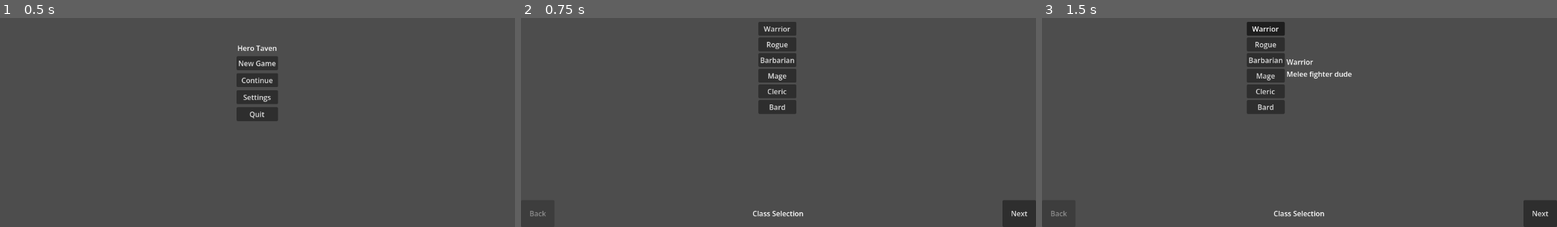
Above: before the commit, frames 1-3 (left to right).
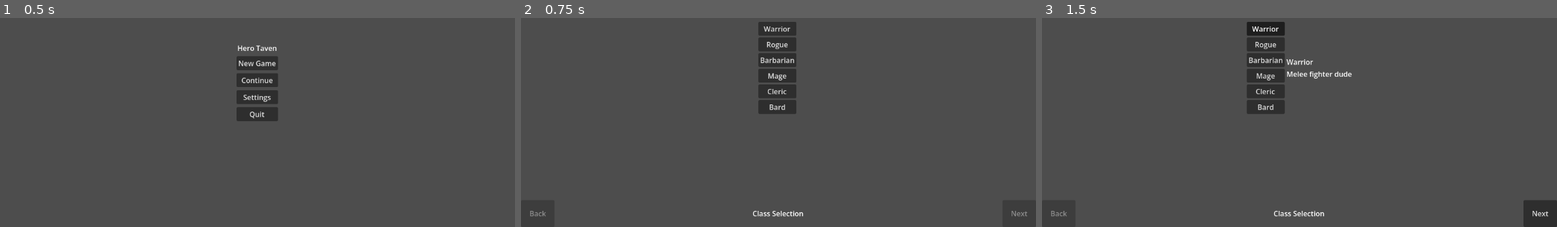
Above: after the commit, the same moments.

Repository: brysonomicon/HeroTavern
Game: Godot game, scene res://scenes/game.tscn
Same seed, same stepped clock (60 frames per second), same inputs: the game is played once before the commit and once after it.
Inputs:
- Up to frame 1 (0.5 s): no input
- Up to frame 2 (0.75 s): click "New Game" at 0.5 s
- Up to frame 3 (1.5 s): click "Warrior" at 1.25 s

Frame 1 is identical in both runs. In frame 2, less than 0.1% of the frame differs, in the area x 95-99%, y 92-95%; in frame 3, nothing differs.

Commit message:
added the stat distribution and skill selection and confirmation steps to the character creation workflow. still need to make UI presentable, but character can now be created

Diff:
--- a/components/character.gd
+++ b/components/character.gd
@@ -3,6 +3,7 @@
 
 @export var class_label: String = ""
 @export var stats: Dictionary
+@export var skills: Array[Skill]
 
 @export var skin_color: Color = Color.WHITE
 @export var eye_color: Color = Color.SADDLE_BROWN
--- /dev/null
+++ b/components/skill.gd
@@ -0,0 +1,7 @@
+class_name Skill
+extends Resource
+
+@export var display_name: String
+@export var description: String
+
+##TODO: what do skills even do in this game
--- /dev/null
+++ b/components/skills/protection.tres
@@ -0,0 +1,9 @@
+[gd_resource type="Resource" script_class="Skill" format=3 uid="uid://dumwr0e6up8kx"]
+
+[ext_resource type="Script" uid="uid://bvgjsgvli4bql" path="res://components/skill.gd" id="1_q4wo8"]
+
+[resource]
+script = ExtResource("1_q4wo8")
+display_name = "Protection"
+description = "QUAKE"
+metadata/_custom_type_script = "uid://bvgjsgvli4bql"
--- /dev/null
+++ b/components/skills/quad_damage.tres
@@ -0,0 +1,9 @@
+[gd_resource type="Resource" script_class="Skill" format=3 uid="uid://rtqs7lvo54ej"]
+
+[ext_resource type="Script" uid="uid://bvgjsgvli4bql" path="res://components/skill.gd" id="1_e5rxf"]
+
+[resource]
+script = ExtResource("1_e5rxf")
+display_name = "Quad Damage"
+description = "QUAKE "
+metadata/_custom_type_script = "uid://bvgjsgvli4bql"
--- a/scenes/character_creator/appearance/character_texture_box.gd
+++ b/scenes/character_creator/appearance/character_texture_box.gd
@@ -30,3 +30,20 @@
 	match slot:
 		CharacterPart.Slot.SHIRT: return shirt
 		_: return null
+
+func display(character: Character) -> void:
+	body.self_modulate = character.skin_color
+	eyes.self_modulate = character.eye_color
+	for part in character.parts:
+		_apply_part(part)
+
+func _apply_part(part: CharacterPart) -> void:
+	if part == null:
+		return
+	var slot_node: TextureRect = _node_for(part.slot)
+	if slot_node == null:
+		slot_node.visible = false
+	else:
+		slot_node.visible = true
+		slot_node.texture = part.texture
+		slot_node.self_modulate = part.defaultColor
--- a/scenes/character_creator/class_selection/class_selection.gd
+++ b/scenes/character_creator/class_selection/class_selection.gd
@@ -1,12 +1,13 @@
 extends Control
+
+signal class_selected(class_data: Dictionary)
+signal complete
 
 @export var title: String = "Class Selection"
 @export var button_container: VBoxContainer
 @export var name_label: Label
 @export var description_label: Label
 
-## this should probably be an autoload or some other resource but this is
-## fine for prototyping
 const CLASSES: Array[Dictionary] = [
 	{"name": "Warrior", "description": "Melee fighter dude", "key_stat": "str"},
 	{"name": "Rogue", "description": "Sneaky stabby dude", "key_stat": "dex"},
@@ -29,10 +30,19 @@
 		button.pressed.connect(_on_class_pressed.bind(item))
 		button_container.add_child(button)
 
+## signal handlers
+
 func _on_class_pressed(item: Dictionary) -> void:
 	_selected_class = item
 	name_label.text = item["name"]
 	description_label.text = item["description"]
+	class_selected.emit(item)
+	complete.emit()
+
+## class api
+
+func is_complete() -> bool:
+	return not _selected_class.is_empty()
 
 func assign_property(character: Character) -> void:
 	character.class_label = _selected_class.get("name")
--- a/scenes/character_creator/confirmation/confirmation.gd
+++ b/scenes/character_creator/confirmation/confirmation.gd
@@ -2,6 +2,31 @@
 
 @export var title: String = "Confirmation"
 
-# Called when the node enters the scene tree for the first time.
-func _ready() -> void:
-	pass # Replace with function body.
+@export var class_label: Label
+@export var stats_label: Label
+@export var skills_label: Label
+@export var preview: CharacterTextureBox
+
+## class api
+
+func review(character: Character) -> void:
+	class_label.text = character.class_label
+	stats_label.text = _format_stats(character.stats)
+	skills_label.text = _format_skills(character.skills)
+	preview.display(character)
+
+## internals
+
+func _format_stats(stats: Dictionary) -> String:
+	var pairs: Array[String] = []
+	for stat in Character.STATS:
+		pairs.append("%s %d" % [stat.to_upper(), int(stats.get(stat, 0))])
+	return "  ".join(pairs)
+
+func _format_skills(skills: Array[Skill]) -> String:
+	if skills.is_empty():
+		return "none"
+	var names: Array[String] = []
+	for skill in skills:
+		names.append(skill.display_name)
+	return ", ".join(names)
--- a/scenes/character_creator/confirmation/confirmation.tscn
+++ b/scenes/character_creator/confirmation/confirmation.tscn
@@ -1,8 +1,9 @@
 [gd_scene format=3 uid="uid://dlxjl7ty2vng0"]
 
 [ext_resource type="Script" uid="uid://bwsvwd4fekpb6" path="res://scenes/character_creator/confirmation/confirmation.gd" id="1_ptglk"]
+[ext_resource type="PackedScene" uid="uid://bv65d6ukpxaol" path="res://scenes/character_creator/appearance/character_texture_box.tscn" id="2_wwo1v"]
 
-[node name="Confirmation" type="Control" unique_id=329187539]
+[node name="Confirmation" type="Control" unique_id=329187539 node_paths=PackedStringArray("class_label", "stats_label", "skills_label", "preview")]
 layout_mode = 3
 anchors_preset = 15
 anchor_right = 1.0
@@ -10,3 +11,33 @@
 grow_horizontal = 2
 grow_vertical = 2
 script = ExtResource("1_ptglk")
+class_label = NodePath("VBoxContainer/ClassRow/ClassLabel")
+stats_label = NodePath("VBoxContainer/StatsRow/StatsLabel")
+skills_label = NodePath("VBoxContainer/SkillsRow/SkillsLabel")
+preview = NodePath("VBoxContainer/CharacterTextureBox")
+
+[node name="VBoxContainer" type="VBoxContainer" parent="." unique_id=1074213155]
+layout_mode = 0
+offset_right = 40.0
+offset_bottom = 40.0
+
+[node name="ClassRow" type="HBoxContainer" parent="VBoxContainer" unique_id=1924497657]
+layout_mode = 2
+
+[node name="ClassLabel" type="Label" parent="VBoxContainer/ClassRow" unique_id=2125670443]
+layout_mode = 2
+
+[node name="StatsRow" type="HBoxContainer" parent="VBoxContainer" unique_id=489066281]
+layout_mode = 2
+
+[node name="StatsLabel" type="Label" parent="VBoxContainer/StatsRow" unique_id=319028680]
+layout_mode = 2
+
+[node name="SkillsRow" type="HBoxContainer" parent="VBoxContainer" unique_id=1923684319]
+layout_mode = 2
+
+[node name="SkillsLabel" type="Label" parent="VBoxContainer/SkillsRow" unique_id=2099607997]
+layout_mode = 2
+
+[node name="CharacterTextureBox" parent="VBoxContainer" unique_id=730120283 instance=ExtResource("2_wwo1v")]
+layout_mode = 2
--- a/scenes/character_creator/creator_main.gd
+++ b/scenes/character_creator/creator_main.gd
@@ -8,10 +8,16 @@
 @export var title_label: Label
 
 var _current: int = 0
+var _key_stat: String = ""
 
 func _ready() -> void:
 	back_button.pressed.connect(_on_back)
 	next_button.pressed.connect(_on_next)
+	for step in steps:
+		if step.has_signal("class_selected"):
+			step.class_selected.connect(_on_class_changed)
+		if step.has_signal("complete"):
+			step.complete.connect(_update_next_enabled)
 	_show_step(0)
 
 func _show_step(index: int) -> void:
@@ -24,12 +30,28 @@
 		next_button.text = "Complete"
 	else:
 		next_button.text = "Next"
+	var step: Control = steps[index]
+	if step.has_method("setup"):
+		step.setup(_key_stat)
+	if step.has_method("review"):
+		step.review(Character.new(self))
+	_update_next_enabled()
 
 func _on_next() -> void:
 	if _current < steps.size() - 1:
 		_show_step(_current + 1)
 	else:
 		_finish()
+
+func _on_class_changed(class_data: Dictionary) -> void:
+	_key_stat = class_data.get("key_stat", "")
+
+func _update_next_enabled() -> void:
+	var step: Control = steps[_current]
+	if step.has_method("is_complete"):
+		next_button.disabled = not step.is_complete()
+	else:
+		next_button.disabled = false
 
 # ong bak tony jaa
 func _on_back() -> void:
--- a/scenes/character_creator/skill_selection/skill_selection.gd
+++ b/scenes/character_creator/skill_selection/skill_selection.gd
@@ -1,7 +1,46 @@
 extends Control
+
+signal complete
 
 @export var title: String = "Skill Selection"
 
-# Called when the node enters the scene tree for the first time.
+@export var max_skills: int = 3
+@export var skill_pool: Array[Skill]
+
+@export var button_container: VBoxContainer
+@export var name_label: Label
+@export var description_label: Label
+
+var _selected: Array[Skill] = []
+
 func _ready() -> void:
-	pass # Replace with function body.
+	for skill in skill_pool:
+		var button: Button = Button.new()
+		button.text = skill.display_name
+		button.toggle_mode = true
+		button.toggled.connect(_on_skill_selected.bind(skill))
+		button_container.add_child(button)
+
+## signal handlers
+
+func _on_skill_selected(selected: bool, skill: Skill) -> void:
+	if selected:
+		_selected.append(skill)
+	else:
+		_selected.erase(skill)
+	_show_description(skill)
+	complete.emit()
+
+## class api
+
+func is_complete() -> bool:
+	return not _selected.is_empty()
+
+func assign_property(character: Character) -> void:
+	character.skills = _selected.duplicate()
+
+## internals
+
+func _show_description(skill: Skill) -> void:
+	name_label.text = skill.display_name
+	description_label.text = skill.description
--- a/scenes/character_creator/skill_selection/skill_selection.tscn
+++ b/scenes/character_creator/skill_selection/skill_selection.tscn
@@ -1,8 +1,11 @@
 [gd_scene format=3 uid="uid://wttfhjpr4ema"]
 
 [ext_resource type="Script" uid="uid://buqq1eiv36h8v" path="res://scenes/character_creator/skill_selection/skill_selection.gd" id="1_2g7o1"]
+[ext_resource type="Script" uid="uid://bvgjsgvli4bql" path="res://components/skill.gd" id="2_nga02"]
+[ext_resource type="Resource" uid="uid://dumwr0e6up8kx" path="res://components/skills/protection.tres" id="3_h04ys"]
+[ext_resource type="Resource" uid="uid://rtqs7lvo54ej" path="res://components/skills/quad_damage.tres" id="4_yjbw1"]
 
-[node name="SkillSelection" type="Control" unique_id=134213194]
+[node name="SkillSelection" type="Control" unique_id=134213194 node_paths=PackedStringArray("button_container", "name_label", "description_label")]
 layout_mode = 3
 anchors_preset = 15
 anchor_right = 1.0
@@ -10,3 +13,24 @@
 grow_horizontal = 2
 grow_vertical = 2
 script = ExtResource("1_2g7o1")
+skill_pool = Array[ExtResource("2_nga02")]([ExtResource("3_h04ys"), ExtResource("4_yjbw1")])
+button_container = NodePath("HBoxContainer/ButtonContainer")
+name_label = NodePath("HBoxContainer/DescriptionPanel/NameLabel")
+description_label = NodePath("HBoxContainer/DescriptionPanel/DescriptionLabel")
+
+[node name="HBoxContainer" type="HBoxContainer" parent="." unique_id=421287345]
+layout_mode = 0
+offset_right = 40.0
+offset_bottom = 40.0
+
+[node name="ButtonContainer" type="VBoxContainer" parent="HBoxContainer" unique_id=1509754583]
+layout_mode = 2
+
+[node name="DescriptionPanel" type="VBoxContainer" parent="HBoxContainer" unique_id=2073496018]
+layout_mode = 2
+
+[node name="NameLabel" type="Label" parent="HBoxContainer/DescriptionPanel" unique_id=1373894609]
+layout_mode = 2
+
+[node name="DescriptionLabel" type="Label" parent="HBoxContainer/DescriptionPanel" unique_id=197719874]
+layout_mode = 2
--- a/scenes/character_creator/stat_distribution/stat_distribution.gd
+++ b/scenes/character_creator/stat_distribution/stat_distribution.gd
@@ -2,6 +2,135 @@
 
 @export var title: String = "Stat Distribution"
 
-# Called when the node enters the scene tree for the first time.
+signal complete
+
+const ROLL_MIN: float = 70.0
+const ROLL_MAX: float = 99.0
+const ROLL_MODE: float = 80.0
+
+@export var rows: Array[StatRow]
+@export var roll_label: Label
+@export var points_left_label: Label
+@export var roll_button: Button
+@export var store_button: Button
+@export var recall_button: Button
+
+var _stats: Dictionary = {}
+var _total: int = 0
+var _remaining: int = 0
+var _stored: int = -1
+var _key_stat: String = ""
+var _rng: RandomNumberGenerator
+
 func _ready() -> void:
-	pass # Replace with function body.
+	_rng = RandomNumberGenerator.new()
+	_rng.randomize()
+	roll_button.pressed.connect(_on_roll)
+	store_button.pressed.connect(_on_store)
+	recall_button.pressed.connect(_on_recall)
+	for row in rows:
+		row.increment_stat.connect(_on_increment)
+		row.decrement_stat.connect(_on_decrement)
+	_reset()
+
+## signal handlers
+
+func _on_roll() -> void:
+	_total = roundi(_sample_triangular(ROLL_MIN, ROLL_MAX, ROLL_MODE))
+	_remaining = _total
+	_distribute()
+	_refresh()
+
+func _on_store() -> void:
+	if _total > 0:
+		_stored = _total
+		_refresh()
+
+func _on_recall() -> void:
+	if _stored < 0:
+		return
+	_total = _stored
+	_remaining = _total
+	_distribute()
+	_refresh()
+
+func _on_increment(stat_key: String) -> void:
+	if _remaining > 0 and int(_stats[stat_key]) < Character.STAT_MAX:
+		_stats[stat_key] += 1
+		_remaining -= 1
+		_refresh()
+
+func _on_decrement(stat_key: String) -> void:
+	var stat_min = Character.KEY_STAT_MIN if stat_key == _key_stat else Character.STAT_MIN
+	if int(_stats[stat_key]) > stat_min:
+		_stats[stat_key] -= 1
+		_remaining += 1
+		_refresh()
+
+## class api
+
+func setup(key_stat: String) -> void:
+	if key_stat == _key_stat:
+		return
+	_key_stat = key_stat
+	_reset()
+
+func is_complete() -> bool:
+	return _total > 0 and _remaining == 0
+
+func assign_property(character: Character) -> void:
+	character.stats = _stats.duplicate()
+
+## internals
+
+func _reset() -> void:
+	_total = 0
+	_remaining = 0
+	_stored = -1
+	for stat in Character.STATS:
+		_stats[stat] = Character.KEY_STAT_MIN if stat == _key_stat else Character.STAT_MIN
+	_refresh()
+
+func _refresh() -> void:
+	var rolled: bool = _total > 0
+	roll_label.text = "%d" % _total if rolled else "-"
+	points_left_label.text = "%d" % _remaining if rolled else "-"
+	for row in rows:
+		var stat_min = Character.KEY_STAT_MIN if row.stat_key == _key_stat else Character.STAT_MIN
+		var value: int = int(_stats.get(row.stat_key, stat_min))
+		row.set_value(value)
+		row.toggle_increment(rolled and value < Character.STAT_MAX and _remaining > 0)
+		row.toggle_decrement(rolled and value > stat_min)
+	store_button.disabled = not rolled
+	recall_button.disabled = _stored < 0
+	complete.emit()
+
+func _sample_triangular(roll_min: float, roll_max: float, mode: float) -> float:
+	## get a sample between 0 - 1.0
+	var sample: float = randf()
+	## express the position of the peak as a value between 0 - 1.0
+	var peak = (mode - roll_min) / (roll_max - roll_min)
+
+	if sample < peak:
+		## sample the rising side
+		return roll_min + sqrt(sample * (roll_max - roll_min) * (mode - roll_min))
+	else:
+		## sample the falling side
+		return roll_max - sqrt((1.0 - sample) * (roll_max - roll_min) * (roll_max - mode))
+
+func _distribute() -> void:
+	for stat in Character.STATS:
+		_stats[stat] = Character.KEY_STAT_MIN if stat == _key_stat else Character.STAT_MIN
+		_remaining = (
+			(_remaining - Character.KEY_STAT_MIN)
+			if stat == _key_stat
+			else (_remaining - Character.STAT_MIN)
+		)
+	while _remaining > 0:
+		var candidates: Array = []
+		for stat in Character.STATS:
+			if int(_stats[stat]) < Character.STAT_MAX:
+				candidates.append(stat)
+		var pick: String = candidates[_rng.randi_range(0, candidates.size() - 1)]
+		_stats[pick] = int(_stats[pick]) + 1
+		_remaining -= 1
--- a/scenes/character_creator/stat_distribution/stat_distribution.tscn
+++ b/scenes/character_creator/stat_distribution/stat_distribution.tscn
@@ -1,8 +1,9 @@
 [gd_scene format=3 uid="uid://cbl1qa6lv7u30"]
 
 [ext_resource type="Script" uid="uid://d2kehwbofdjne" path="res://scenes/character_creator/stat_distribution/stat_distribution.gd" id="1_5ufd6"]
+[ext_resource type="PackedScene" uid="uid://ipi2hty57sgu" path="res://scenes/ui/stat_row.tscn" id="2_765v6"]
 
-[node name="StatDistribution" type="Control" unique_id=40392945]
+[node name="StatDistribution" type="Control" unique_id=40392945 node_paths=PackedStringArray("rows", "roll_label", "points_left_label", "roll_button", "store_button", "recall_button")]
 layout_mode = 3
 anchors_preset = 15
 anchor_right = 1.0
@@ -10,3 +11,69 @@
 grow_horizontal = 2
 grow_vertical = 2
 script = ExtResource("1_5ufd6")
+rows = [NodePath("VBoxContainer/StatsContainer/Strength"), NodePath("VBoxContainer/StatsContainer/Dexterity"), NodePath("VBoxContainer/StatsContainer/Constitution"), NodePath("VBoxContainer/StatsContainer/Intelligence"), NodePath("VBoxContainer/StatsContainer/Wisdom"), NodePath("VBoxContainer/StatsContainer/Charisma")]
+roll_label = NodePath("VBoxContainer/RollBar/RollLabel")
+points_left_label = NodePath("VBoxContainer/RollBar/PointsLeftLabel")
+roll_button = NodePath("VBoxContainer/RollBar/RollButton")
+store_button = NodePath("VBoxContainer/RollBar/StoreButton")
+recall_button = NodePath("VBoxContainer/RollBar/RecallButton")
+
+[node name="VBoxContainer" type="VBoxContainer" parent="." unique_id=637316708]
+layout_mode = 0
+offset_right = 40.0
+offset_bottom = 40.0
+
+[node name="RollBar" type="HBoxContainer" parent="VBoxContainer" unique_id=900470927]
+layout_mode = 2
+
+[node name="RollLabel" type="Label" parent="VBoxContainer/RollBar" unique_id=528945565]
+layout_mode = 2
+
+[node name="PointsLeftLabel" type="Label" parent="VBoxContainer/RollBar" unique_id=710794212]
+layout_mode = 2
+text = "Remaining"
+
+[node name="RollButton" type="Button" parent="VBoxContainer/RollBar" unique_id=600634449]
+layout_mode = 2
+text = "Roll"
+
+[node name="StoreButton" type="Button" parent="VBoxContainer/RollBar" unique_id=1434872409]
+layout_mode = 2
+text = "Store"
+
+[node name="RecallButton" type="Button" parent="VBoxContainer/RollBar" unique_id=1963089723]
+layout_mode = 2
+text = "Recall"
+
+[node name="StatsContainer" type="VBoxContainer" parent="VBoxContainer" unique_id=62197817]
+layout_mode = 2
+
+[node name="Strength" parent="VBoxContainer/StatsContainer" unique_id=419275512 instance=ExtResource("2_765v6")]
+layout_mode = 2
+stat_key = "str"
+display_name = "Strength"
+
+[node name="Dexterity" parent="VBoxContainer/StatsContainer" unique_id=76226478 instance=ExtResource("2_765v6")]
+layout_mode = 2
+stat_key = "dex"
+display_name = "Dexterity"
+
+[node name="Constitution" parent="VBoxContainer/StatsContainer" unique_id=647158042 instance=ExtResource("2_765v6")]
+layout_mode = 2
+stat_key = "con"
+display_name = "Constitution"
+
+[node name="Intelligence" parent="VBoxContainer/StatsContainer" unique_id=443381625 instance=ExtResource("2_765v6")]
+layout_mode = 2
+stat_key = "int"
+display_name = "Intelligence"
+
+[node name="Wisdom" parent="VBoxContainer/StatsContainer" unique_id=1578064826 instance=ExtResource("2_765v6")]
+layout_mode = 2
+stat_key = "wis"
+display_name = "Wisdom"
+
+[node name="Charisma" parent="VBoxContainer/StatsContainer" unique_id=1451597839 instance=ExtResource("2_765v6")]
+layout_mode = 2
+stat_key = "cha"
+display_name = "Charisma"
--- /dev/null
+++ b/scenes/ui/stat_row.gd
@@ -0,0 +1,37 @@
+class_name StatRow
+extends HBoxContainer
+
+signal increment_stat(stat_key: String)
+signal decrement_stat(stat_key: String)
+
+@export var stat_key: String
+@export var display_name: String
+
+@export var name_label: Label
+@export var value_label: Label
+@export var minus_button: Button
+@export var plus_button: Button
+
+func _ready() -> void:
+	name_label.text = display_name
+	plus_button.pressed.connect(_on_plus)
+	minus_button.pressed.connect(_on_minus)
+
+## signal handlers
+
+func _on_plus() -> void:
+	increment_stat.emit(stat_key)
+
+func _on_minus() -> void:
+	decrement_stat.emit(stat_key)
+
+## class api
+
+func set_value(value: int) -> void:
+	value_label.text = str(value)
+
+func toggle_increment(status: bool) -> void:
+	plus_button.disabled = not status
+
+func toggle_decrement(status: bool) -> void:
+	minus_button.disabled = not status
--- /dev/null
+++ b/scenes/ui/stat_row.tscn
@@ -0,0 +1,25 @@
+[gd_scene format=3 uid="uid://ipi2hty57sgu"]
+
+[ext_resource type="Script" uid="uid://cmsq20356r6el" path="res://scenes/ui/stat_row.gd" id="1_olkn7"]
+
+[node name="StatRow" type="HBoxContainer" unique_id=419275512 node_paths=PackedStringArray("name_label", "value_label", "minus_button", "plus_button")]
+script = ExtResource("1_olkn7")
+name_label = NodePath("NameLabel")
+value_label = NodePath("ValueLabel")
+minus_button = NodePath("MinusButton")
+plus_button = NodePath("PlusButton")
+
+[node name="NameLabel" type="Label" parent="." unique_id=1503909008]
+layout_mode = 2
+
+[node name="MinusButton" type="Button" parent="." unique_id=780891162]
+layout_mode = 2
+text = "-"
+
+[node name="ValueLabel" type="Label" parent="." unique_id=1680620406]
+layout_mode = 2
+text = "3"
+
+[node name="PlusButton" type="Button" parent="." unique_id=883150762]
+layout_mode = 2
+text = "+"
Not shown, added: components/skill.gd.uid
Not shown, added: scenes/ui/stat_row.gd.uid
